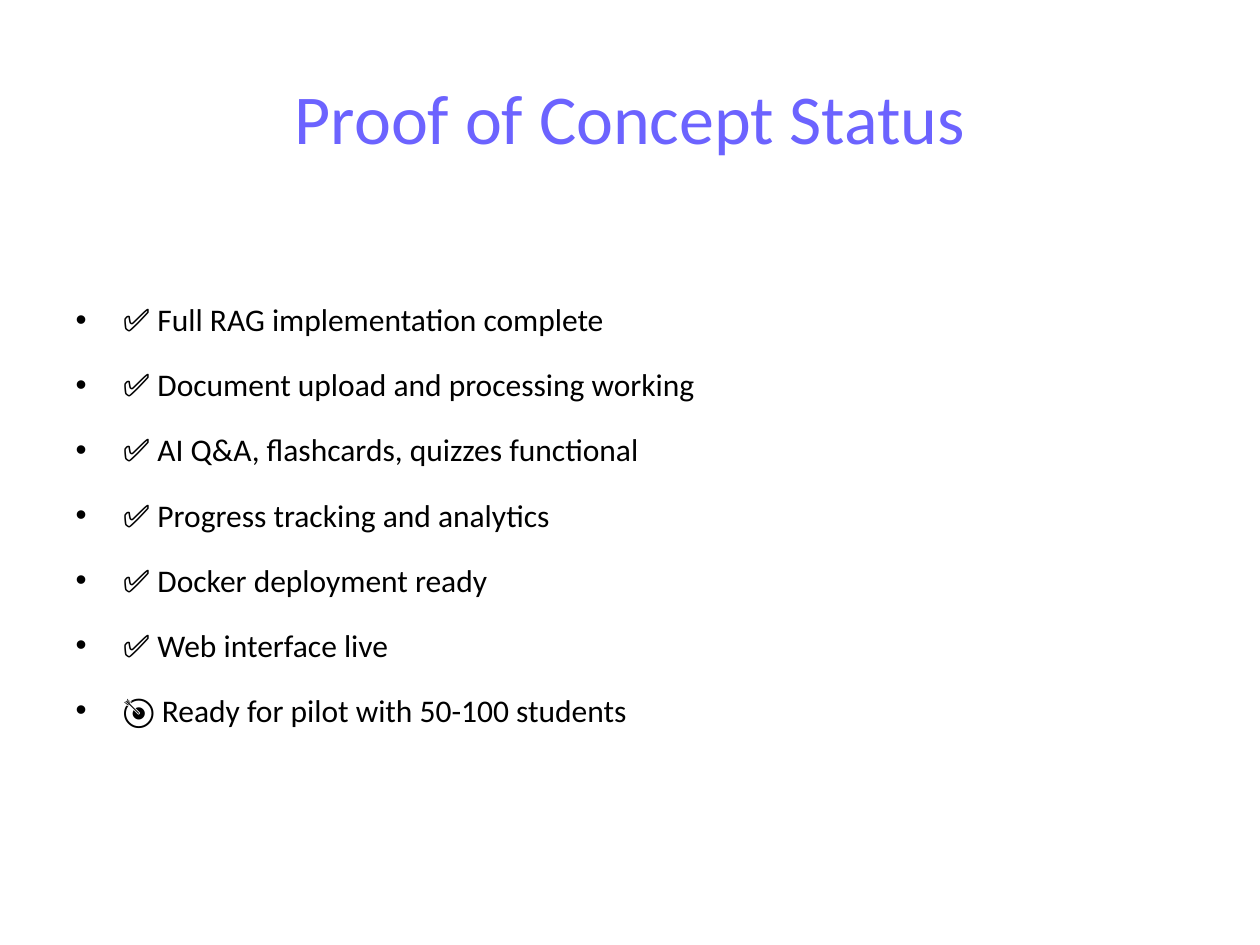
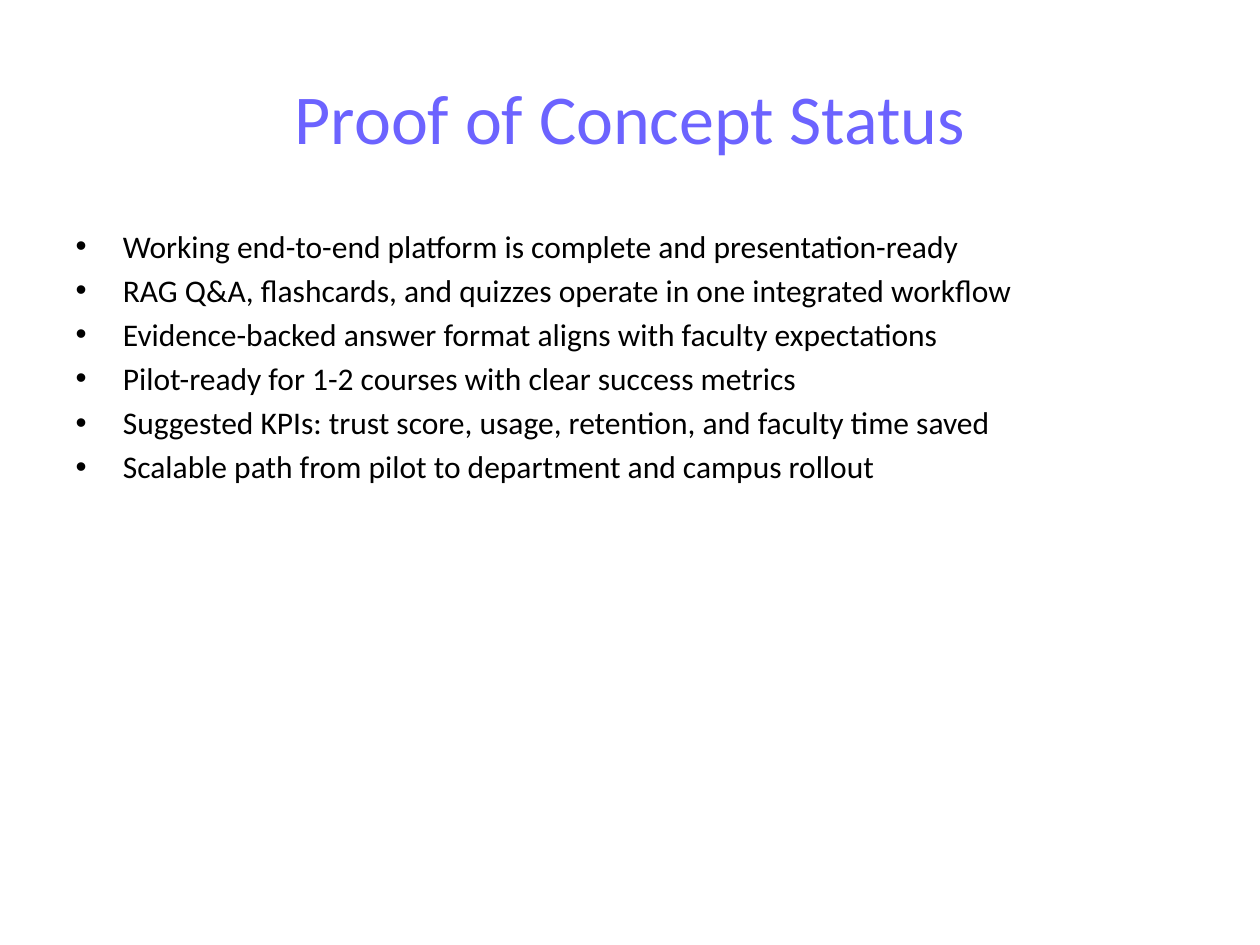
Before and after one commit to Garima040106/uniwise-ai, a slide deck: slide 13 of Uniwise_AI_Presentation.pptx. Drawn at 1260x945 pixels with LibreOffice and Linux fonts; fonts in the diff are those of the drawing. Boxes give left, top, right and bottom in pixels: in the first picture for what was removed or moved away, otherwise in the second. Text is boxed around its words. In the diff, an @@ line names an element or a change of style, - is before the commit and + after.

```diff
--- a/Uniwise_AI_Presentation.pptx
+++ b/Uniwise_AI_Presentation.pptx
@@ text at <box>123,236,1011,483</box>: text changed @@
-• ✅ Full RAG implementation complete
-• ✅ Document upload and processing working
-• ✅ AI Q&A, flashcards, quizzes functional
-• ✅ Progress tracking and analytics
-• ✅ Docker deployment ready
-• ✅ Web interface live
-• 🎯 Ready for pilot with 50-100 students
+• Working end-to-end platform is complete and presentation-ready
+• RAG Q&A, flashcards, and quizzes operate in one integrated workflow
+• Evidence-backed answer format aligns with faculty expectations
+• Pilot-ready for 1-2 courses with clear success metrics
+• Suggested KPIs: trust score, usage, retention, and faculty time saved
+• Scalable path from pilot to department and campus rollout
```
Also in this commit, not shown: 6 other slides changed, 3 slides added, 3 slides removed, 1 other file.
